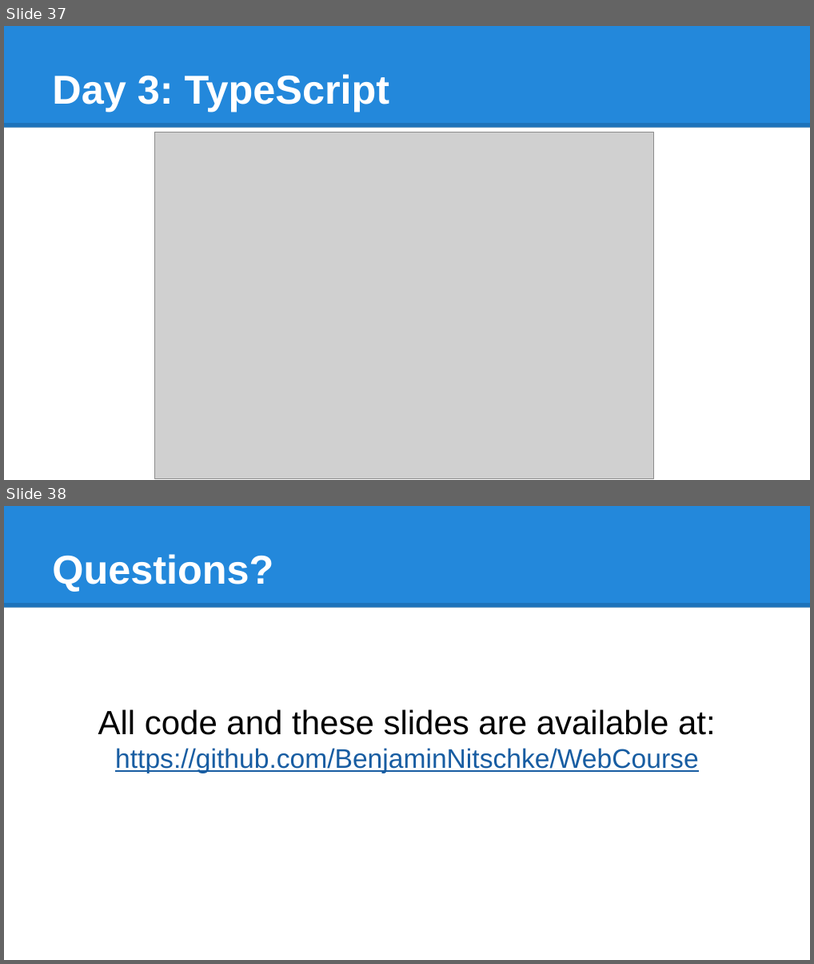
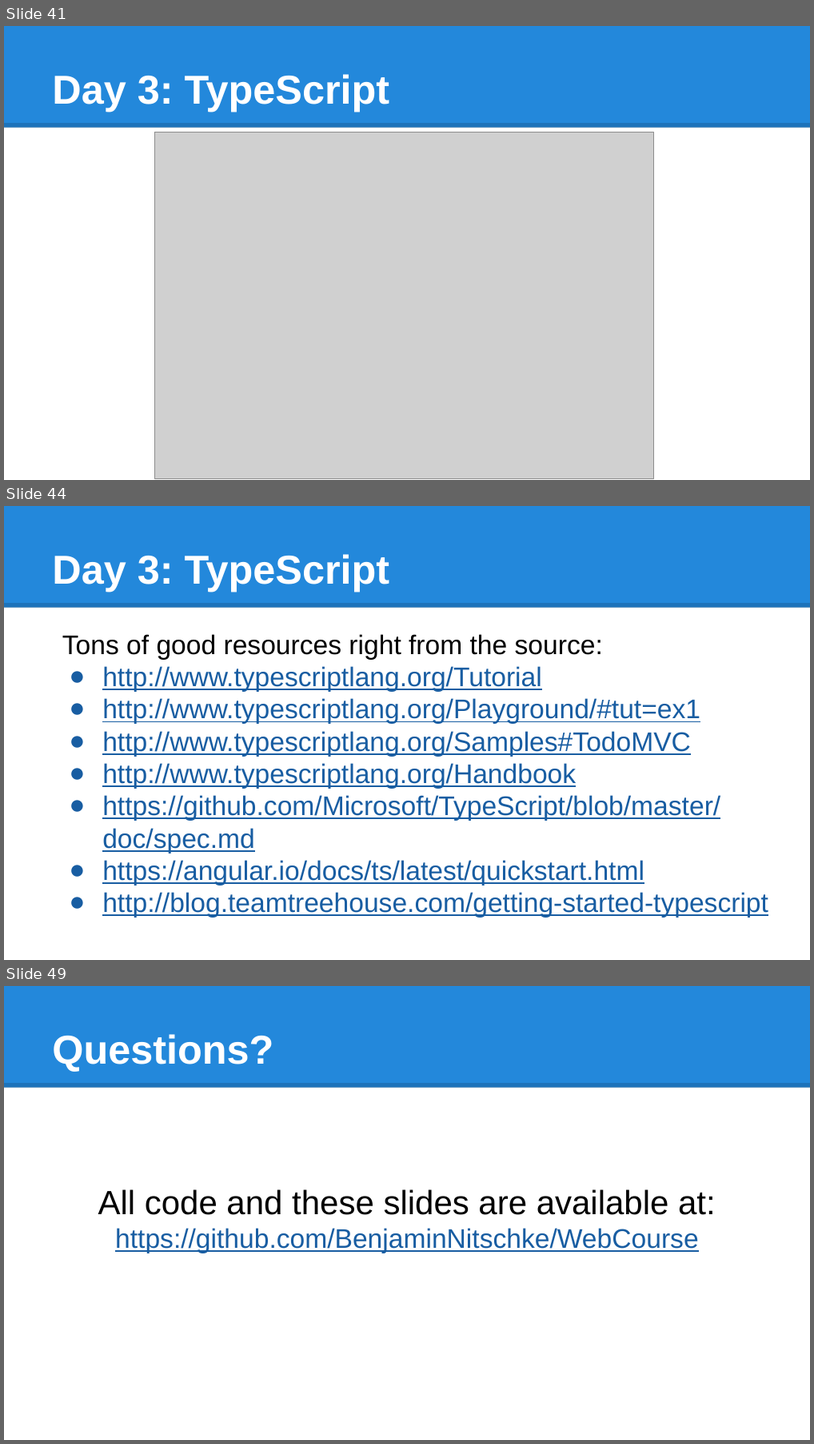
Before and after one commit to BenjaminNitschke/WebCourse, a slide deck: Web Course Games Academy January 2016.pptx. Shown one above the other, each under a label of ours: slides 37 and 38 before the commit, slides 41, 44 and 49 after it; the slides between them are not shown. The pictures are 814x964 and 814x1444 pixels, drawn with LibreOffice and Linux fonts; fonts in the diff are those of the drawing; grey boxes stand for pictures. Boxes give left, top, right and bottom in pixels: in the first picture for what was removed or moved away, otherwise in the second. Text is boxed around its words. In the diff, an @@ line names an element or a change of style, - is before the commit and + after.

Commit message:
Final commit with TypeScript Website and Server
Using a lot more Client side JavaScript code generated from TypeScript
and TypeScript on Node.js web server, plus more advanced topics
discussed in the slides.

```diff
--- a/Web Course Games Academy January 2016.pptx
+++ b/Web Course Games Academy January 2016.pptx
@@ slide 44 added at bbox=[4, 506, 810, 960], background #FFFFFF; not listed: 2 template elements that a slide beside it also shows @@
@@ title added at bbox=[52, 554, 390, 591], 36 pt, text #FFFFFF, bold @@
+Day 3: TypeScript
@@ text added at bbox=[62, 634, 769, 917], 24 pt, text #185DA2, underline @@
+Tons of good resources right from the source:
+● http://www.typescriptlang.org/Tutorial
+● http://www.typescriptlang.org/Playground/#tut=ex1
+● http://www.typescriptlang.org/Samples#TodoMVC
+● http://www.typescriptlang.org/Handbook
+● https://github.com/Microsoft/TypeScript/blob/master/doc/spec.md
+● https://angular.io/docs/ts/latest/quickstart.html
+● http://blog.teamtreehouse.com/getting-started-typescript
@@ what was slide 37 is now slide 41 @@
@@ what was slide 38 is now slide 49 @@
```
Also in this commit, not shown: 2 slides changed, 10 other slides added, 22 other files.
